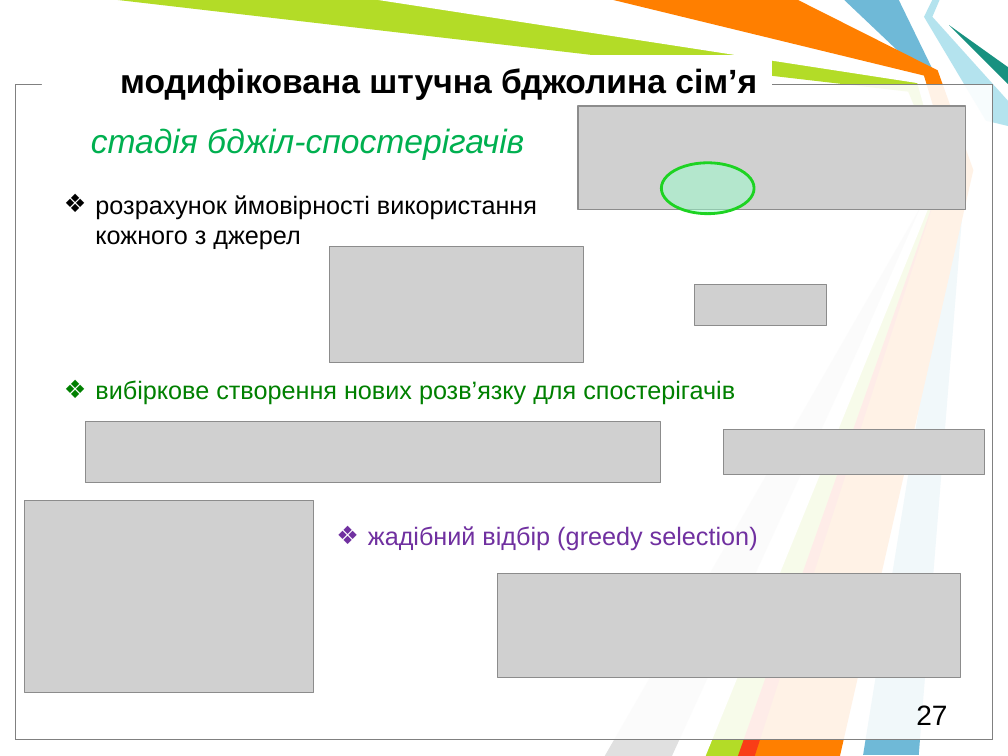
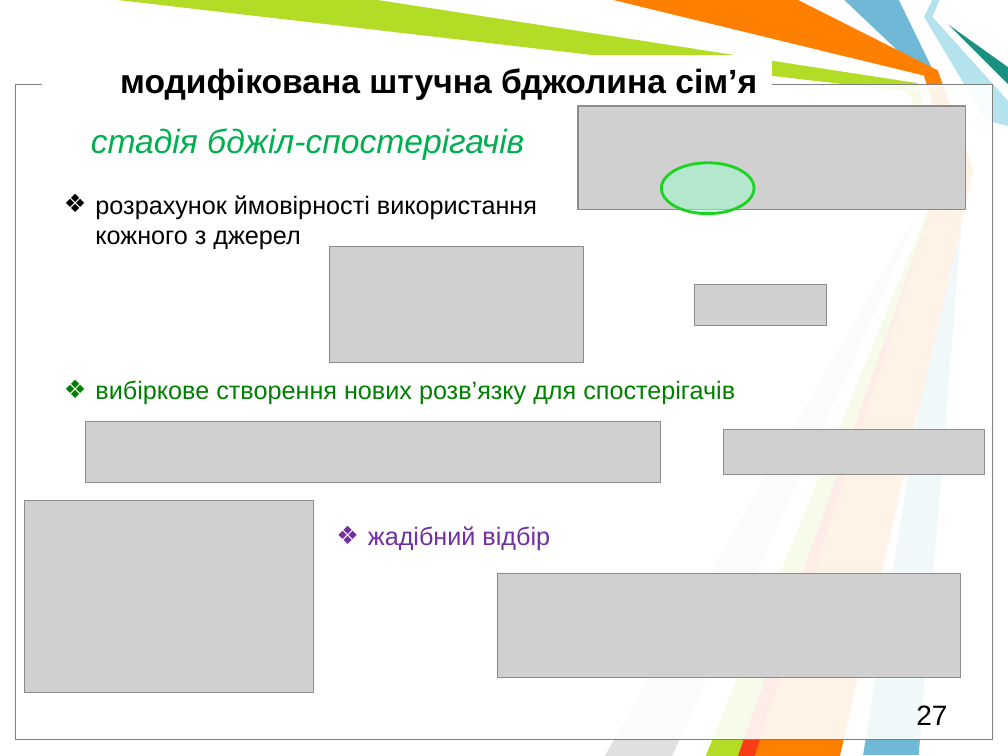
Before and after one commit to l432/NMK, a slide deck: slide 27 of Lecture/DAAD/DAAD_MetaH.pptm. Drawn at 1008x756 pixels with LibreOffice and Linux fonts; fonts in the diff are those of the drawing; grey boxes stand for pictures; background and template pictures are left out. Boxes give left, top, right and bottom in pixels: in the first picture for what was removed or moved away, otherwise in the second. Text is boxed around its words. In the diff, an @@ line names an element or a change of style, - is before the commit and + after.

```diff
--- a/Lecture/DAAD/DAAD_MetaH.pptm
+++ b/Lecture/DAAD/DAAD_MetaH.pptm
@@ text at box(368, 526, 550, 551): text changed @@
-❖ жадібний відбір (greedy selection)
+❖ жадібний відбір
```
Also in this commit, not shown: 3 other slides changed.
